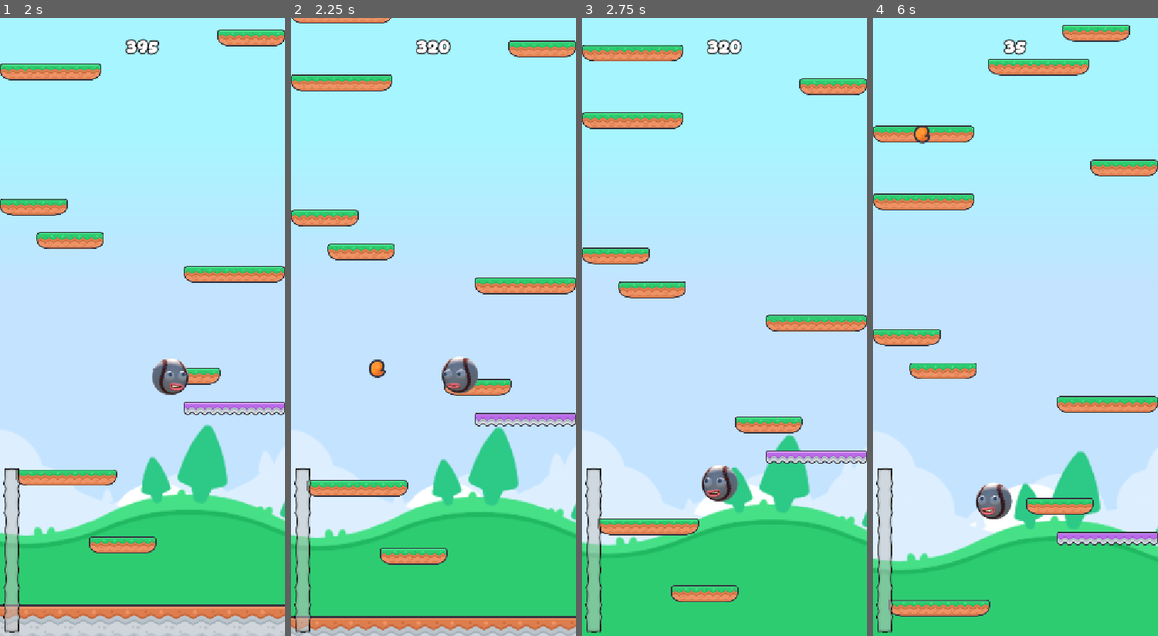
Above: before the commit, frames 1-4 (left to right).
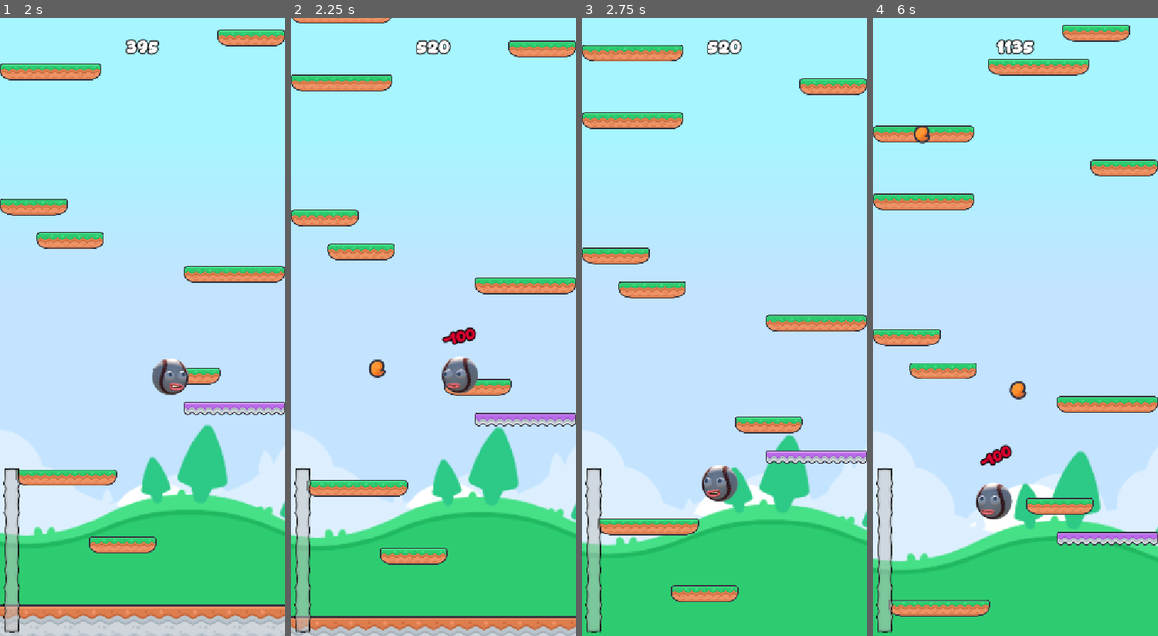
Above: after the commit, the same moments.

Repository: iRadEntertainment/incrediddodlejump
Game: Godot game, scene res://scenes/main.tscn
Two runs of this game, one before a commit and one after it. Both use one fixed random seed, a clock stepped at 60 frames per second and the inputs below. Sound files missing from this copy of the repository are replaced by a short silence.
Inputs (mouse positions are in pixels of both pictures, inside the frame that each line leads up to):
- Up to frame 1 (2 s): click "Start" at 0.5 s; tap Enter at 1.25 s; move the mouse to (205, 296) at 1.27 s; press the mouse at (205, 296) at 1.28 s
- Up to frame 2 (2.25 s): move the mouse to (376, 357) at 2.02 s; release the mouse at (376, 357) at 2.03 s; click (376, 357) at 2.1 s
- Up to frame 3 (2.75 s): no input
- Up to frame 4 (6 s): move the mouse to (1044, 191) at 2.77 s; press the mouse at (1044, 191) at 2.78 s; move the mouse to (1001, 450) at 3.52 s; release the mouse at (1001, 450) at 3.53 s; click (1001, 450) at 3.6 s; move the mouse to (1101, 419) at 4.27 s; press the mouse at (1101, 419) at 4.28 s; move the mouse to (930, 234) at 5.02 s; release the mouse at (930, 234) at 5.03 s; click (930, 234) at 5.1 s; move the mouse to (1029, 327) at 5.77 s; press the mouse at (1029, 327) at 5.78 s

Frame 1 is identical in both runs. In frame 2, 0.3% of the frame differs, in the area x 43-66%, y 3-53%; in frame 3, less than 0.1%; in frame 4, 0.7%, in the area x 37-57%, y 3-80%.

Commit message:
feat: score displayed floating in game

Diff:
--- a/instances/enemies/enemy.gd
+++ b/instances/enemies/enemy.gd
@@ -20,6 +20,7 @@
 		sprite.flip_h = dir.x > 0
 
 var points: int
+var score_lost_on_player_die: int
 
 var speed: float
 var velocity: Vector2
@@ -47,7 +48,7 @@
 func die() -> void:
 	if not can_die:
 		return
-	Mng.game.score_gained += points
+	Mng.game.add_score(points, global_position)
 	_is_dead = true
 	coll.set_deferred(&"disabled", true)
 	Mng.game.enemies.deregister_enemy(self)
--- a/instances/enemies/enemy_float.gd
+++ b/instances/enemies/enemy_float.gd
@@ -16,10 +16,12 @@
 			can_die = true
 			speed = 120.0
 			points = 500
+			score_lost_on_player_die = 800
 			sfx_spawn.stream = load("uid://cout3m0rgorst")
 		Type.SPIKES:
 			can_die = false
 			speed = 60.0
+			score_lost_on_player_die = 1200
 			sfx_spawn.stream = load("uid://d3hhvys70atoa")
 
 
--- a/instances/platform.gd
+++ b/instances/platform.gd
@@ -108,12 +108,14 @@
 		tw.tween_property(tiles, ^"modulate:a", 0.0, 0.6)
 		tw.tween_callback(queue_free).set_delay(1.0)
 		puff_particles.emitting = true
+		Mng.game.add_score(250, Mng.player.global_position)
 	elif is_disappear:
 		coll.set_deferred(&"disabled", true)
 		sfx_disappear.play()
 		tw.tween_property(tiles, ^"modulate:a", 0.0, 0.6)
 		tw.tween_callback(queue_free).set_delay(1.0)
 		puff_particles.emitting = true
+		Mng.game.add_score(80, Mng.player.global_position)
 	else:
 		tw.tween_property(self, ^"position:y", 16.0, 0.2).as_relative().set_ease(Tween.EASE_OUT)
 		tw.tween_property(self, ^"position:y", 0.0, 0.2).as_relative().set_ease(Tween.EASE_IN)
--- a/instances/player.gd
+++ b/instances/player.gd
@@ -92,7 +92,7 @@
 func _shoot() -> void:
 	if Mng.game.score < Mng.SCORE_COST_SHOOT:
 		return
-	Mng.game.score_spent += Mng.SCORE_COST_SHOOT
+	Mng.game.add_score(-Mng.SCORE_COST_SHOOT, shoot_marker.global_position)
 
 	var proj: Projectile = preload("uid://1pytnpnd7c2h").instantiate()
 	proj.position = shoot_marker.global_position
@@ -121,6 +121,8 @@
 	if by_enemy:
 		var diff_vector: Vector2 = by_enemy.position.direction_to(position).normalized()
 		velocity = diff_vector * 200
+		Mng.game.add_score(-by_enemy.score_lost_on_player_die, global_position)
+
 	sfx_die.play()
 
 	await get_tree().create_timer(1.0).timeout
--- /dev/null
+++ b/instances/score_float.gd
@@ -0,0 +1,36 @@
+class_name ScoreFloat
+extends Node2D
+
+const ROTATION: float = 0.47123889803846897 # PI * 0.15
+const COL_PLUS: Color = Color(0.531, 1.0, 0.578, 1.0)
+const COL_MINUS: Color = Color(0.855, 0.004, 0.184, 1.0)
+
+@onready var lb: Label = $lb
+
+var score: int
+
+
+func _ready() -> void:
+	var final_text: String = "+" if score > 0 else ""
+	final_text += "%d" % score
+	lb.text = final_text
+	var score_color: Color = COL_PLUS if score > 0 else COL_MINUS
+	lb.add_theme_color_override(&"font_color", score_color)
+	_float_and_disappear()
+
+
+func _float_and_disappear() -> void:
+
+	rotation = randf_range(-ROTATION, ROTATION)
+
+	var tw: Tween = create_tween()
+	tw.set_ease(Tween.EASE_OUT).set_trans(Tween.TRANS_EXPO)
+	tw.set_parallel()
+	tw.tween_property(self, ^"modulate:a", 1.0, 0.2)
+	tw.tween_property(self, ^"scale", Vector2.ONE, 0.4)
+	tw.tween_property(self, ^"position:y", -120.0, 0.5).as_relative()
+	tw.chain().tween_property(self, ^"modulate:a", 0.0, 0.2)
+	tw.tween_property(self, ^"scale", Vector2.ZERO, 0.4)
+
+	await tw.finished
+	queue_free()
--- /dev/null
+++ b/instances/score_float.tscn
@@ -0,0 +1,19 @@
+[gd_scene format=3 uid="uid://bbi4q4ggfvo2b"]
+
+[ext_resource type="Script" uid="uid://bqf4kkurtqe6e" path="res://instances/score_float.gd" id="1_dfpxu"]
+
+[node name="score_float" type="Node2D" unique_id=1190509302]
+script = ExtResource("1_dfpxu")
+
+[node name="lb" type="Label" parent="." unique_id=837372515]
+z_index = 1
+offset_left = -100.0
+offset_top = -15.0
+offset_right = 100.0
+offset_bottom = 15.0
+theme_override_colors/font_color = Color(0.85490197, 0.003921569, 0.18431373, 1)
+theme_override_constants/outline_size = 10
+theme_override_font_sizes/font_size = 26
+text = "-150"
+horizontal_alignment = 1
+vertical_alignment = 1
--- a/scenes/game.gd
+++ b/scenes/game.gd
@@ -7,6 +7,7 @@
 
 @onready var enemies: Node2D = %enemies
 @onready var projectiles: Node2D = %projectiles
+@onready var score_container: Node2D = %score_container
 
 
 var grace_deadzone_height = 256.0 #px
@@ -62,6 +63,17 @@
 	Mng.state = Mng.State.GAME_OVER
 
 
+func add_score(added_score: int, score_position: Vector2) -> void:
+	if added_score > 0:
+		score_gained += added_score
+	else:
+		score_spent += added_score
+	var score_float: ScoreFloat = preload("uid://bbi4q4ggfvo2b").instantiate()
+	score_float.score = added_score
+	score_float.position = score_position
+	score_container.add_child(score_float)
+
+
 func _input(event: InputEvent) -> void:
 	if event is InputEventMouseButton:
 		if event.is_released(): return
--- a/scenes/game.tscn
+++ b/scenes/game.tscn
@@ -107,4 +107,8 @@
 unique_name_in_owner = true
 metadata/_edit_lock_ = true
 
+[node name="score_container" type="Node2D" parent="." unique_id=1384923504]
+unique_name_in_owner = true
+metadata/_edit_lock_ = true
+
 [node name="GUI" parent="." unique_id=1756479393 instance=ExtResource("6_ryrav")]
Not shown, added: instances/score_float.gd.uid
